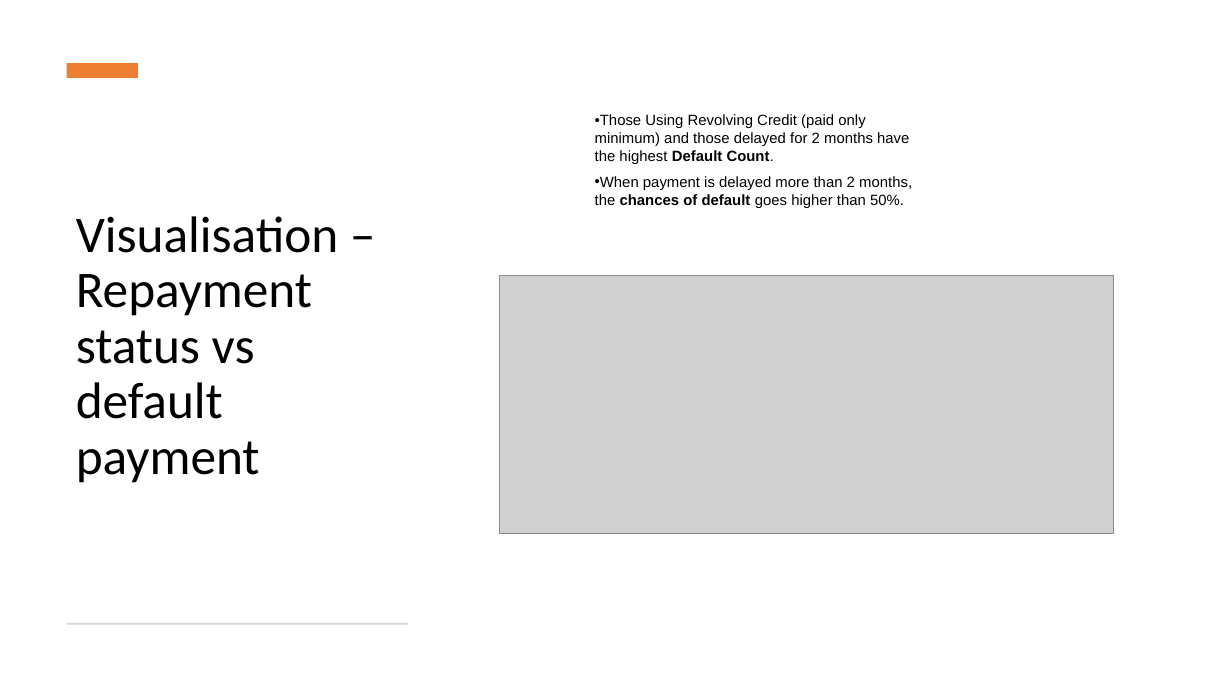
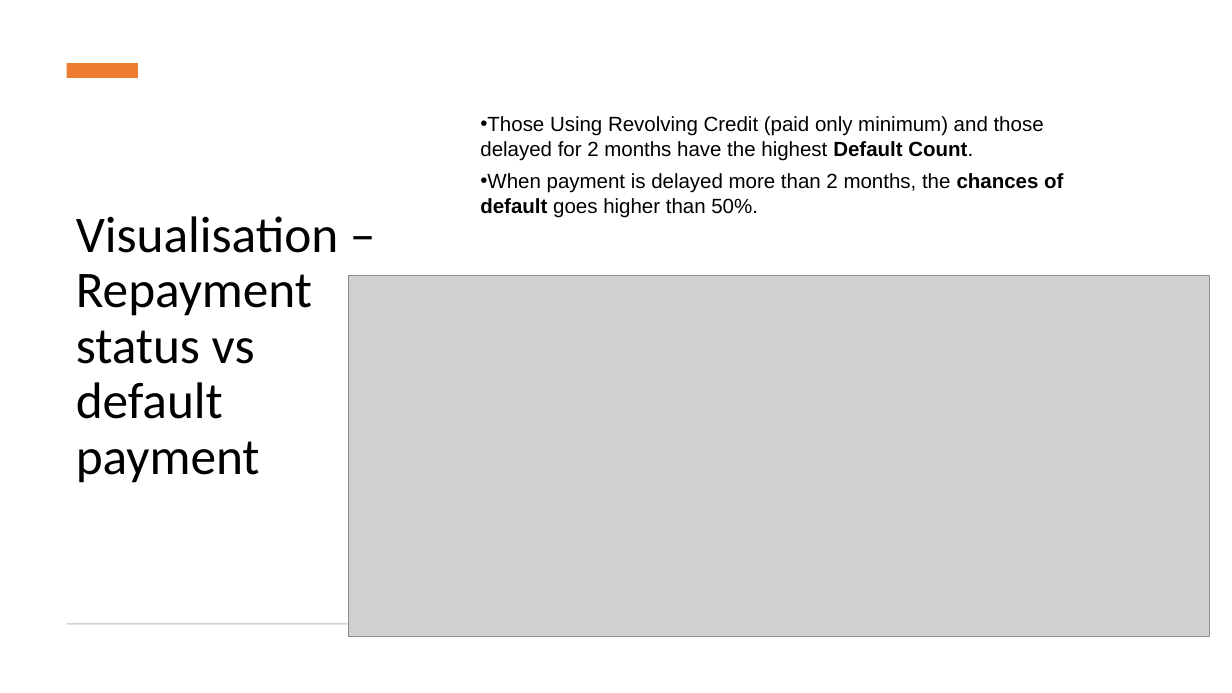
Before and after one commit to pragyanandan/mini-Project-2-ML, a slide deck: slide 7 of Mini-Project.pptx. Drawn at 1232x693 pixels with LibreOffice and Linux fonts; fonts in the diff are those of the drawing; grey boxes stand for pictures. Boxes give left, top, right and bottom in pixels: in the first picture for what was removed or moved away, otherwise in the second. Text is boxed around its words. In the diff, an @@ line names an element or a change of style, - is before the commit and + after.

```diff
--- a/Mini-Project.pptx
+++ b/Mini-Project.pptx
@@ text "Those Using Revolving Credit (paid ...": place and size @@
-text "Those Using Revolving Credit (paid ..." at [595, 114, 912, 208]
+text "Those Using Revolving Credit (paid ..." at [480, 116, 1063, 218]
@@ text "Those Using Revolving Credit (paid ..." at [480, 116, 1063, 218]: size 11.6 to 16 pt @@
@@ picture: place and size @@
-picture at [500, 276, 1115, 533]
+picture at [348, 276, 1210, 637]
```
Also in this commit, not shown: 5 other slides changed.
